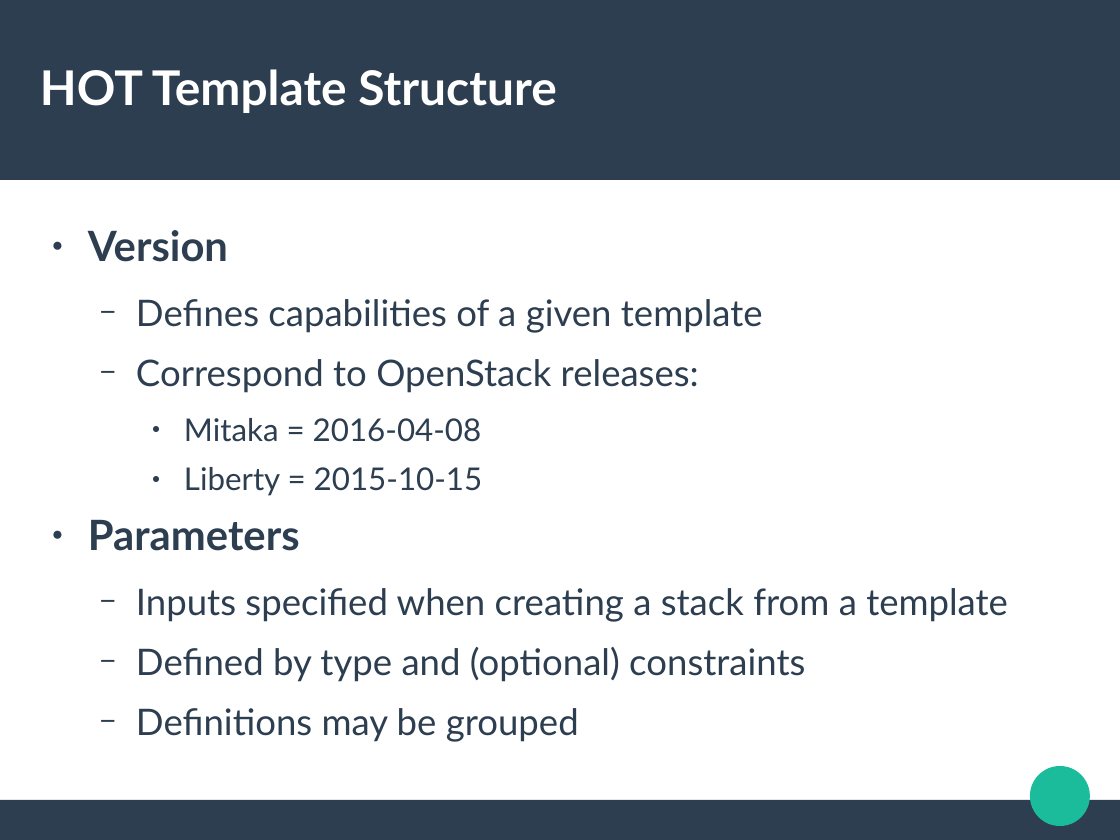
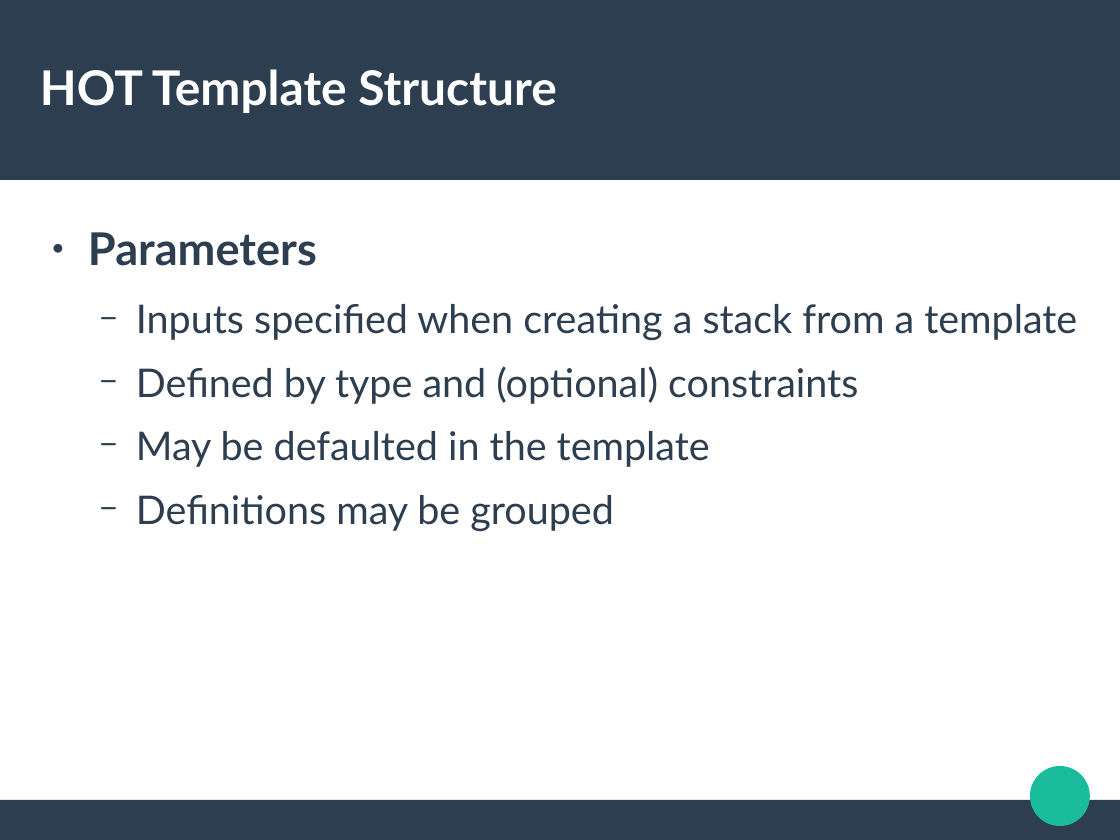
Before and after one commit to jdob/kukri, a slide deck: slide 13 of heat-templates/devconf-demo/devconf-2016.odp (slide 12 before the commit). Drawn at 1120x840 pixels with LibreOffice and Linux fonts; fonts in the diff are those of the drawing. Boxes give left, top, right and bottom in pixels: in the first picture for what was removed or moved away, otherwise in the second. Text is boxed around its words. In the diff, an @@ line names an element or a change of style, - is before the commit and + after.

Commit message:
Updates to slides

```diff
--- a/heat-templates/devconf-demo/devconf-2016.odp
+++ b/heat-templates/devconf-demo/devconf-2016.odp
@@ text at [88, 230, 763, 496]: paragraphs removed @@
-● Version
-  − Defines capabilities of a given template
-  − Correspond to OpenStack releases:
-    ● Mitaka = 2016-04-08
-    ● Liberty = 2015-10-15
@@ text at [88, 232, 1077, 531]: size 29.6 to 32 pt in "Parameters"; size 25.9 to 28 pt in "Inputs specified when creating a stack from ...", "Defined by type and (optional) constraints", "Definitions may be grouped" @@
@@ text at [136, 431, 710, 467]: paragraph added @@
+  − May be defaulted in the template
```
Also in this commit, not shown: 5 other slides changed, 1 slide added.
